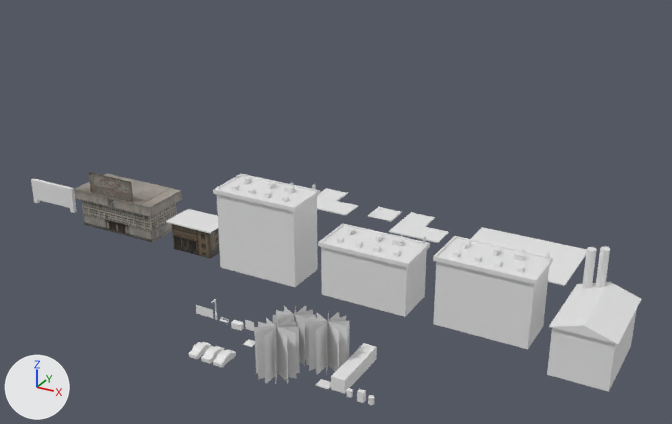
Two versions of the Blender file World/Objects/Buildings/SovietPSXCity/Soviet PSX City Pack.blend1.blend, one commit apart.
Camera for both pictures: a 50 mm camera at (49.2, -153.0, 92.4) aimed at (-36.7, 3.2, 14.3). Every picture has the same lights, and +X, +Y and +Z are marked at lower left. The picture after the commit comes second.

Names of what the first picture shows: 'Apartment_01', 'Apartment_02', 'Apartment_03', 'Bilboard', 'Container', 'Goverment', 'IndustrialBuilding', 'Parking', 'Road_Turn', 'Store', 'Tree_1', 'Tree_3' and 15 more.
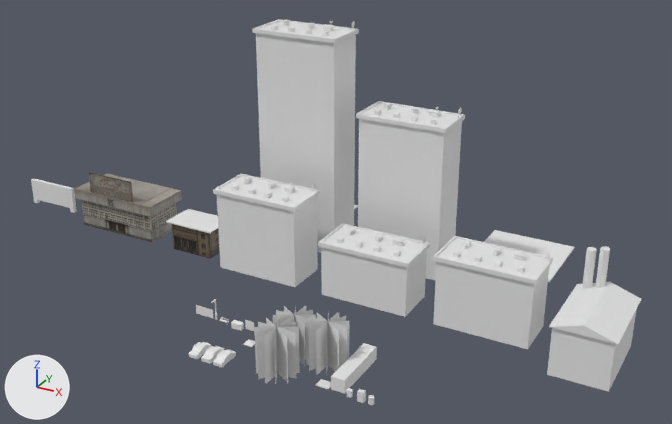
Where the newer file only moved an object's origin or applied its transform, the numbers keep the older frame.

Boxes [x1, y1, x2, y2] around the edits, measured in the pictures (672 x 424 px):
'Apartment_04', added: after [253, 19, 359, 253]
    faces in mat_m_apartment_dirt (its picture is missing): [256, 33, 356, 253]
    faces in mat_m_rooftile (its picture is missing): [253, 19, 359, 43]
    faces in mat_m_ac (its picture is missing): [271, 25, 329, 36]
'Apartment_05', added: after [356, 101, 465, 280]
    faces in mat_m_apartment_dirt (its picture is missing): [358, 119, 462, 280]
    faces in mat_m_rooftile (its picture is missing): [356, 101, 465, 133]
    faces in mat_m_ac (its picture is missing): [374, 109, 437, 125]
'Parking', rescaled (21% narrower, 12% shorter): before [471, 227, 587, 286]; after [484, 230, 575, 282]

Patch to the scene script:
```diff
--- a/World/Objects/Buildings/SovietPSXCity/Soviet PSX City Pack.blend1.blend.py
+++ b/World/Objects/Buildings/SovietPSXCity/Soviet PSX City Pack.blend1.blend.py
@@ me_cube_011 @@
 # used by ob_parking; location = (-5.6, 33.6, -1.4); rotation_euler = (0.0, 0.0, -1.571), in degrees (0, 0, -90); scale = (9.65, 13.0, 0.122)
-me_cube_011.from_pydata(...)  # 8 vertices, 6 faces; spans x -1.0..1.0, y -1.0..1.0, z -1.0..1.0
+me_cube_011.from_pydata(...)  # 8 vertices, 6 faces; spans x -1.0..1.0, y -0.74..0.74, z -1.0..1.0
+# me_cube_011 part 1: the whole mesh is scaled about its middle by (1, 0.745, 1)
 me_cube_011.materials.append(mat_m_asphalt)
@@ me_cube_014 @@
+me_cube_014.from_pydata(...)  # 348 vertices, 239 faces; spans x -10.1..9.7, y -7.1..3.3, z 0.0..35.9
+# faces by material slot: [15, 47, 16, 12, 20, 103, 26]
+me_cube_014.materials.append(mat_m_apartment_dirt)  # its picture is missing
+me_cube_014.materials.append(mat_m_rooftile)  # its picture is missing
+me_cube_014.materials.append(mat_m_electricalbox)  # its picture is missing
+me_cube_014.materials.append(mat_m_wallrooftop)  # its picture is missing
+me_cube_014.materials.append(mat_m_ac)  # its picture is missing
+me_cube_014.materials.append(mat_m_metal)  # its picture is missing
+me_cube_014.materials.append(mat_m_tv_dish)  # its picture is missing
@@ me_cube_010 @@
+me_cube_010.from_pydata(...)  # 348 vertices, 239 faces; spans x -10.1..9.7, y -7.1..3.3, z 0.0..50.8
+# faces by material slot: [15, 47, 16, 12, 20, 103, 26]
+me_cube_010.materials.append(mat_m_apartment_dirt)  # its picture is missing
+me_cube_010.materials.append(mat_m_rooftile)  # its picture is missing
+me_cube_010.materials.append(mat_m_electricalbox)  # its picture is missing
+me_cube_010.materials.append(mat_m_wallrooftop)  # its picture is missing
+me_cube_010.materials.append(mat_m_ac)  # its picture is missing
+me_cube_010.materials.append(mat_m_metal)  # its picture is missing
+me_cube_010.materials.append(mat_m_tv_dish)  # its picture is missing
@@ ob_apartment_05 @@
+ob_apartment_05 = bpy.data.objects.new('Apartment_05', me_cube_014)
+ob_apartment_05.location = (-25.5, 16.9, 0.0)
@@ ob_apartment_04 @@
+ob_apartment_04 = bpy.data.objects.new('Apartment_04', me_cube_010)
+ob_apartment_04.location = (-50.3, 16.9, 0.0)
```
